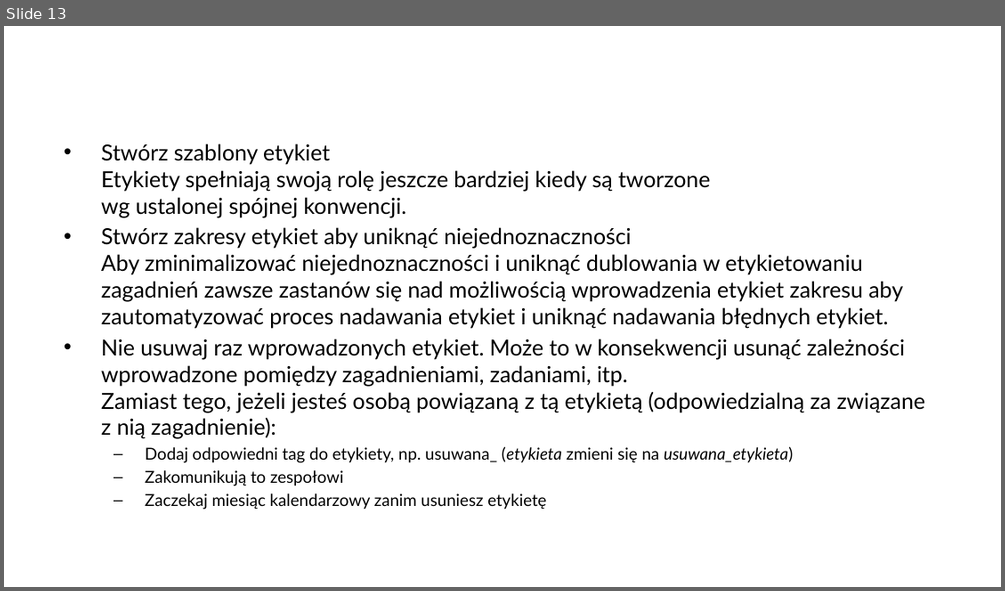
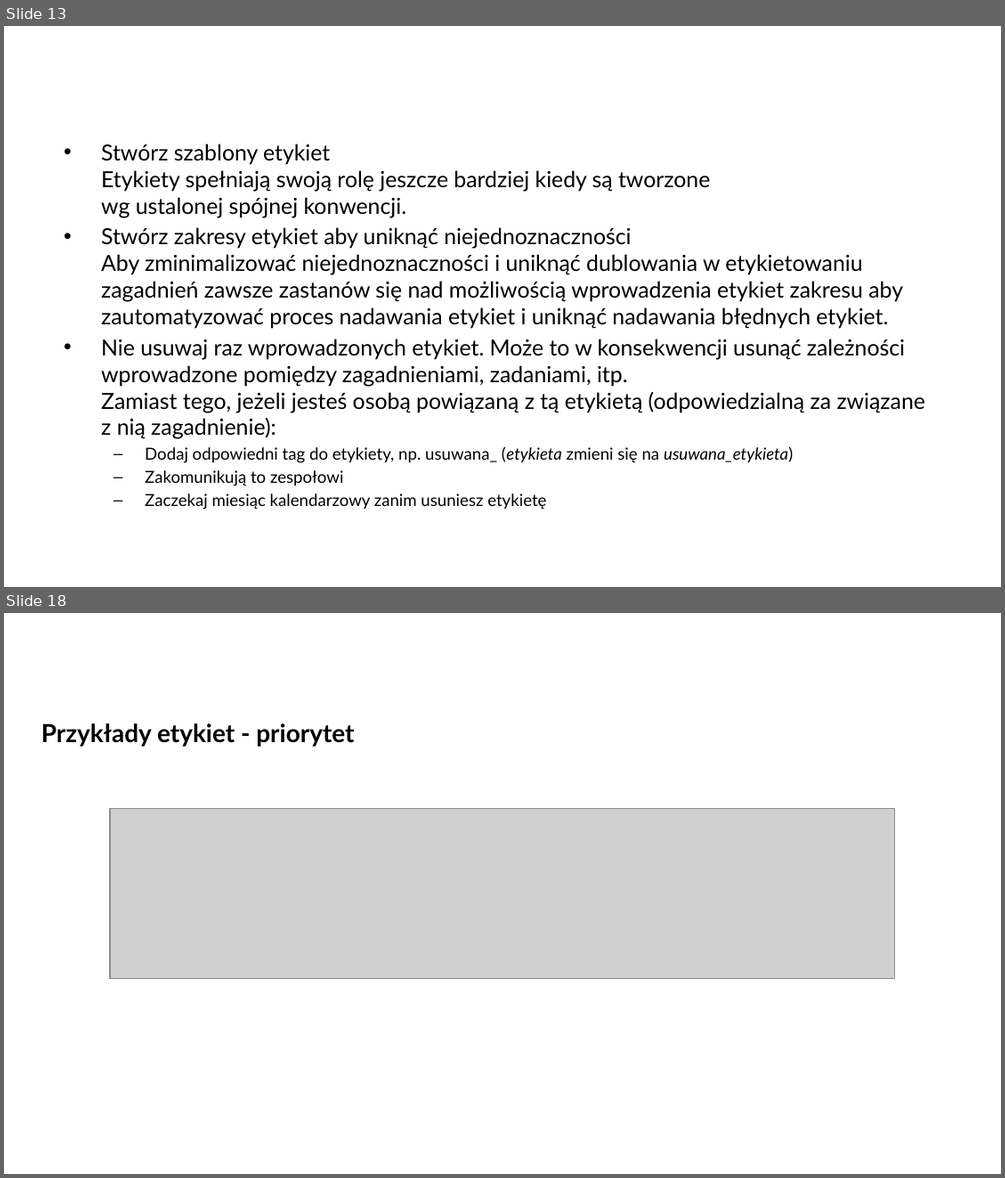
Before and after one commit to arturkwiek/gitlab-tutorial, a slide deck: 10. Git - tutorial - Labels.pptx. Shown one above the other, each under a label of ours: slide 13 before the commit, slides 13 and 18 after it; the slides between them are not shown. The pictures are 1005x591 and 1005x1178 pixels, drawn with LibreOffice and Linux fonts; fonts in the diff are those of the drawing; grey boxes stand for pictures; background and template pictures are left out. Boxes give left, top, right and bottom in pixels: in the first picture for what was removed or moved away, otherwise in the second. Text is boxed around its words. In the diff, an @@ line names an element or a change of style, - is before the commit and + after.

```diff
--- a/10. Git - tutorial - Labels.pptx
+++ b/10. Git - tutorial - Labels.pptx
@@ slide 18 added at [4,613,1001,1174], background picture (left out) @@
@@ text added at [41,723,354,747], 18 pt, text #000000, bold @@
+Przykłady etykiet - priorytet
@@ picture added at [110,809,894,978] @@
```
Also in this commit, not shown: 6 other slides added, 2 other files.
